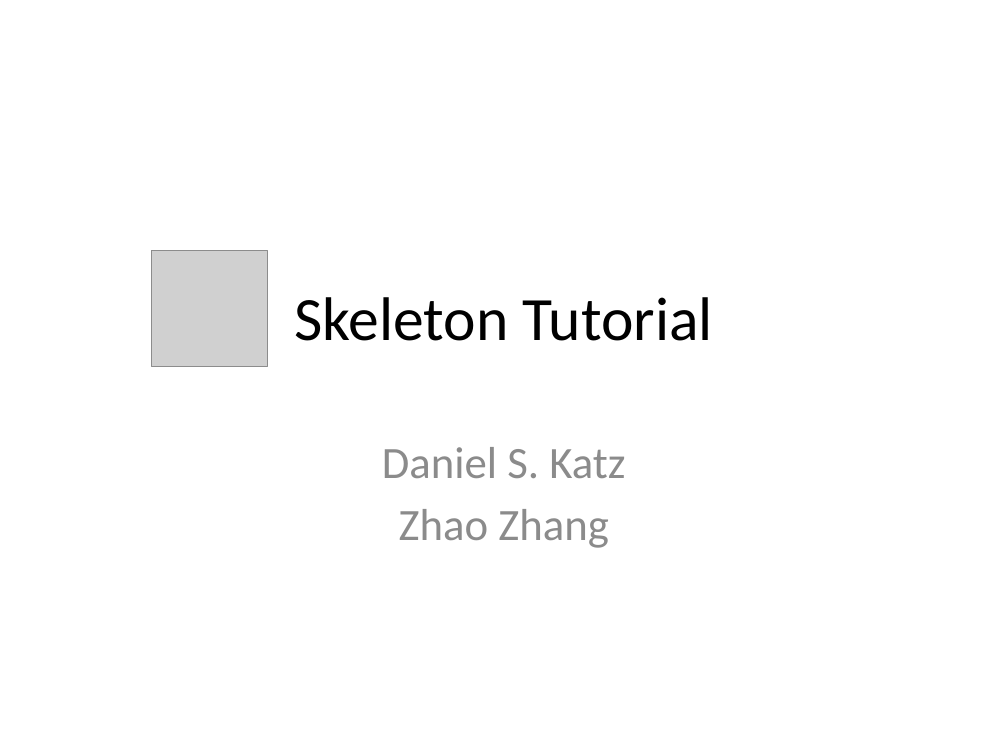
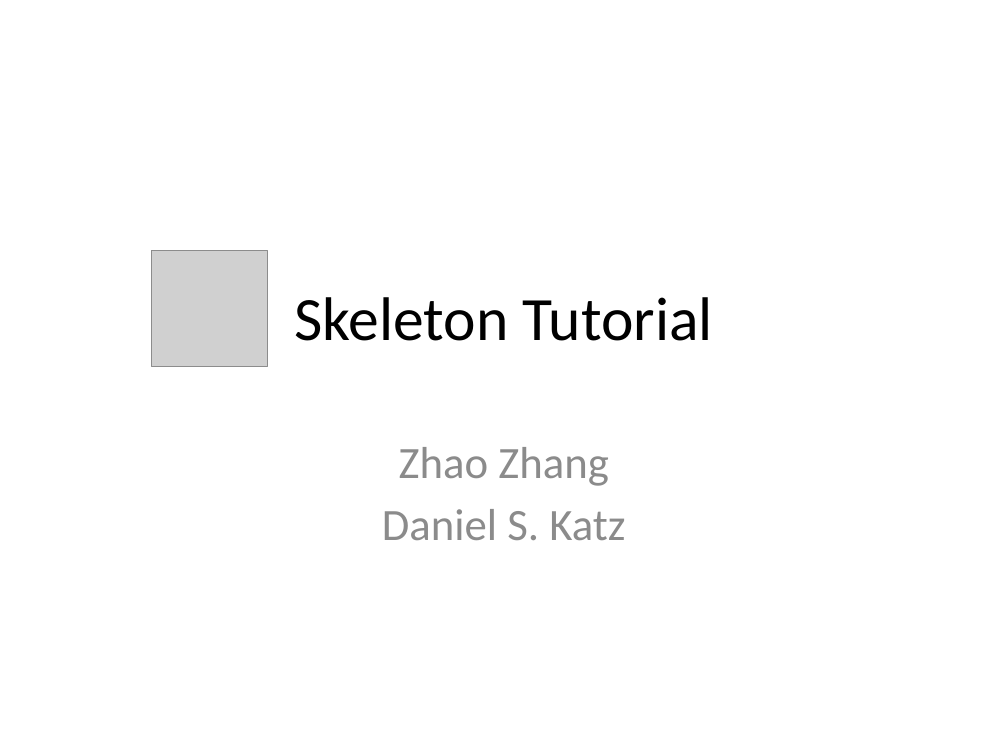
Before and after one commit to applicationskeleton/Skeleton, a slide deck: slide 1 of tutorial/skeleton-tutorial.pptx. Drawn at 1008x756 pixels with LibreOffice and Linux fonts; fonts in the diff are those of the drawing; grey boxes stand for pictures. Boxes give left, top, right and bottom in pixels: in the first picture for what was removed or moved away, otherwise in the second. Text is boxed around its words. In the diff, an @@ line names an element or a change of style, - is before the commit and + after.

Commit message:
update tutorial, fill in readme

```diff
--- a/tutorial/skeleton-tutorial.pptx
+++ b/tutorial/skeleton-tutorial.pptx
@@ subtitle at [399, 447, 609, 486]: paragraph added @@
+Zhao Zhang
@@ subtitle at [399, 509, 609, 548]: paragraph removed @@
-Zhao Zhang
```
Also in this commit, not shown: 10 other slides changed, 5 slides added, 1 other file.
